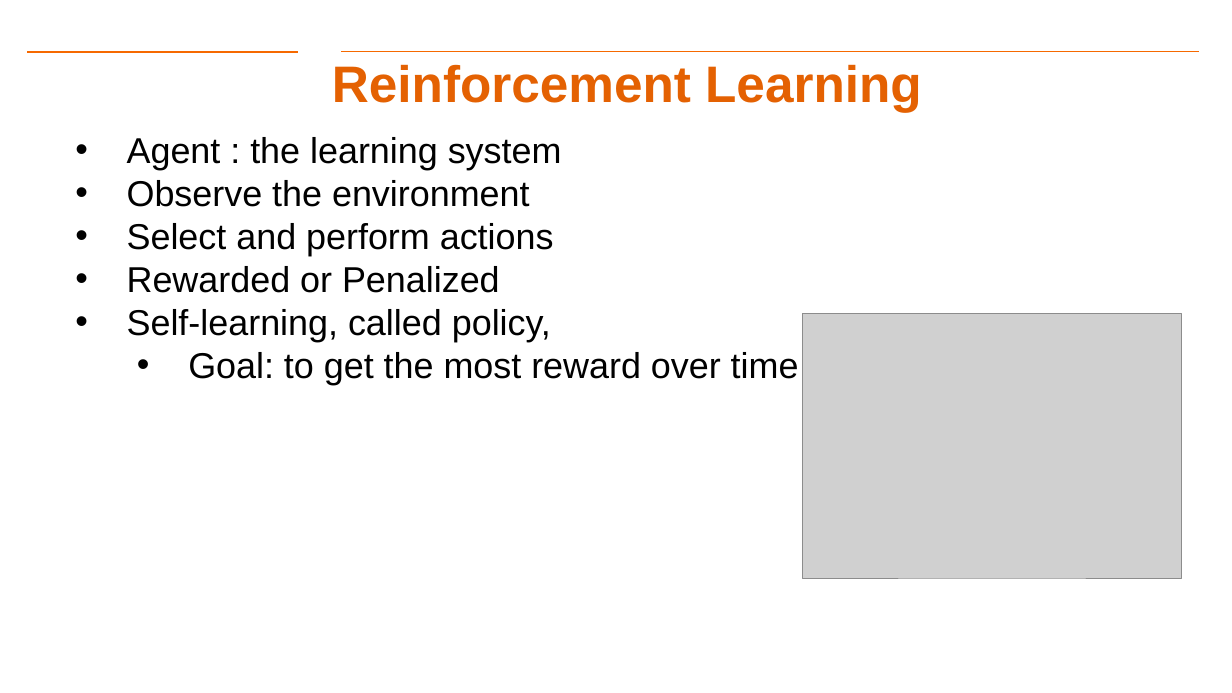
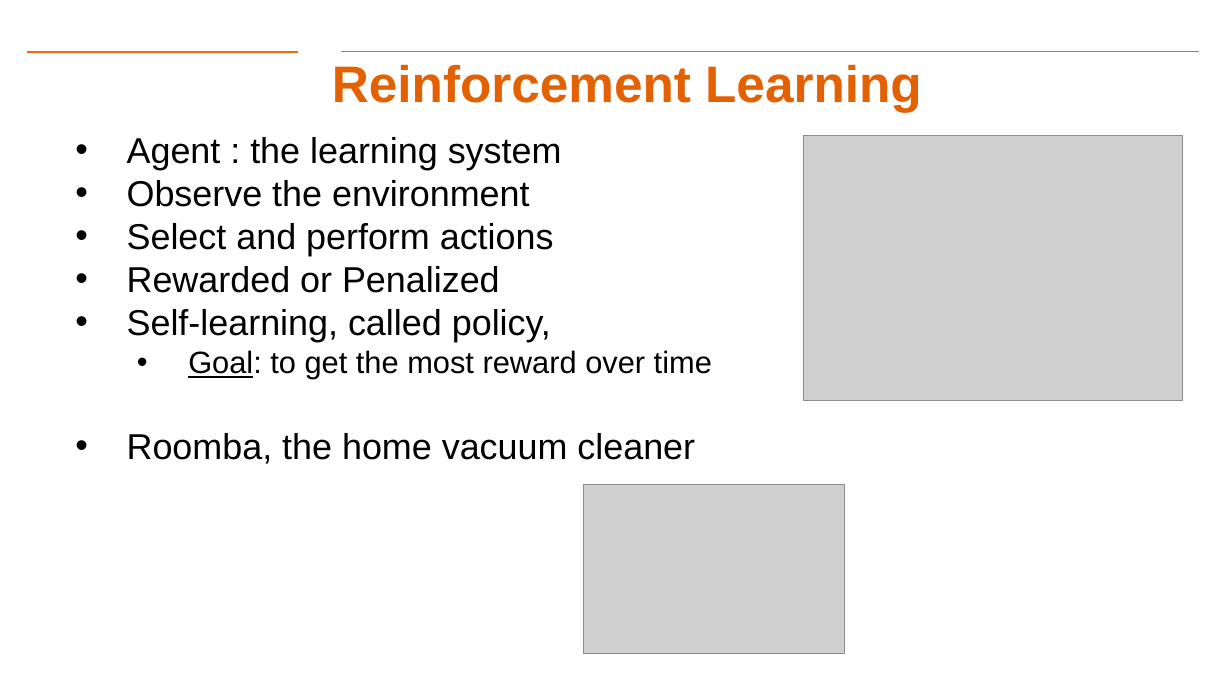
Before and after one commit to aiforsec/RIT-DSCI-633-FDS, a slide deck: slide 13 of Syllabus/Lecture02/Lec02.pptx (slide 14 before the commit). Drawn at 1232x693 pixels with LibreOffice and Linux fonts; fonts in the diff are those of the drawing; grey boxes stand for pictures; background and template pictures are left out. Boxes give left, top, right and bottom in pixels: in the first picture for what was removed or moved away, otherwise in the second. Text is boxed around its words. In the diff, an @@ line names an element or a change of style, - is before the commit and + after.

```diff
--- a/Syllabus/Lecture02/Lec02.pptx
+++ b/Syllabus/Lecture02/Lec02.pptx
@@ picture: place and size @@
-picture at (803,313,1182,578)
+picture at (804,136,1183,400)
@@ text at (188,350,712,379): size 28 to 24 pt in "Goal: to get the most reward over ..."; underline on in "Goal:" @@
@@ text at (127,433,695,464): paragraph added @@
+• Roomba, the home vacuum cleaner
@@ picture added at (584,484,846,653) @@
```
Also in this commit, not shown: 14 other slides changed, 7 slides added, 1 slide removed, 3 other files.
